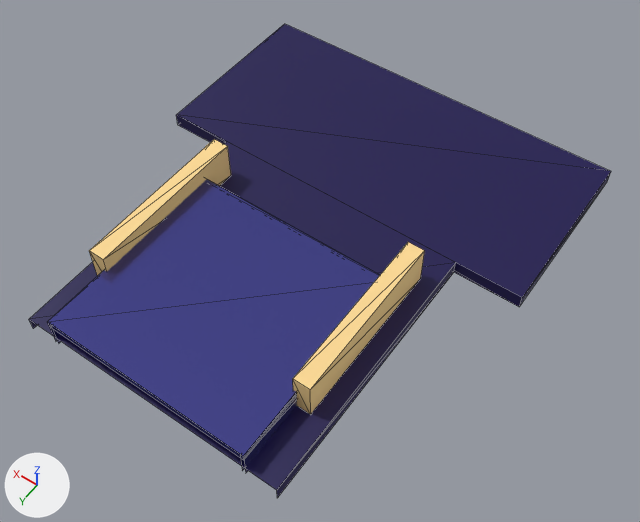
A saved change to the glTF model public/assets/pusher.glb.
One viewpoint serves both versions: a 50 mm camera at (-0.96, 1.135, 2.068) aimed at (-0.08, -0.096, 0.133). The lights are fixed; the arrows at lower left show +X, +Y and +Z. Mesh edges are drawn as thin lines.

Objects in the first picture: 'floor-back', 'floor-front', 'platform-top', 'wall-left', 'wall-right'.
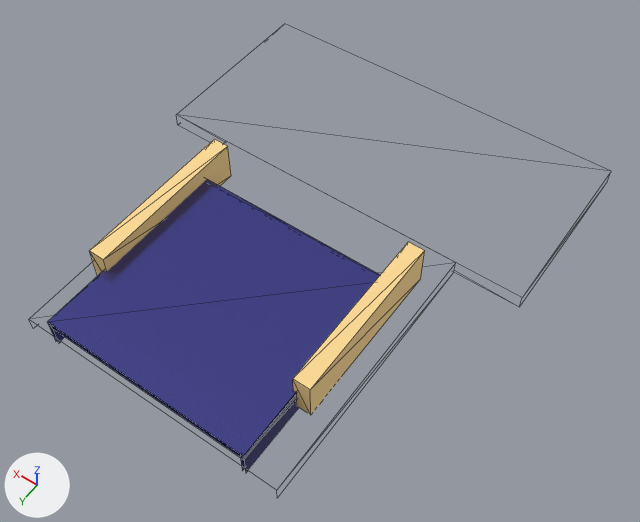
Where the change shows, as pixel boxes (x1, y1, x2, y2) in the pictures (640 x 522 px):
```json
{"object": "floor-front", "change": "surface changed", "before": [176, 24, 611, 307], "after": [176, 24, 611, 307], "on screen": "blue to grey"}
{"object": "floor-back", "change": "surface changed", "before": [29, 142, 456, 498], "after": [29, 142, 456, 498], "on screen": "blue to grey"}
```

Scene script edits in JSON lines:
```json
{"op": "set", "path": "mat_floor_back.alpha", "old": "1.0", "new": "0.0"}
{"op": "set", "path": "mat_floor_front.alpha", "old": "1.0", "new": "0.0"}
```
